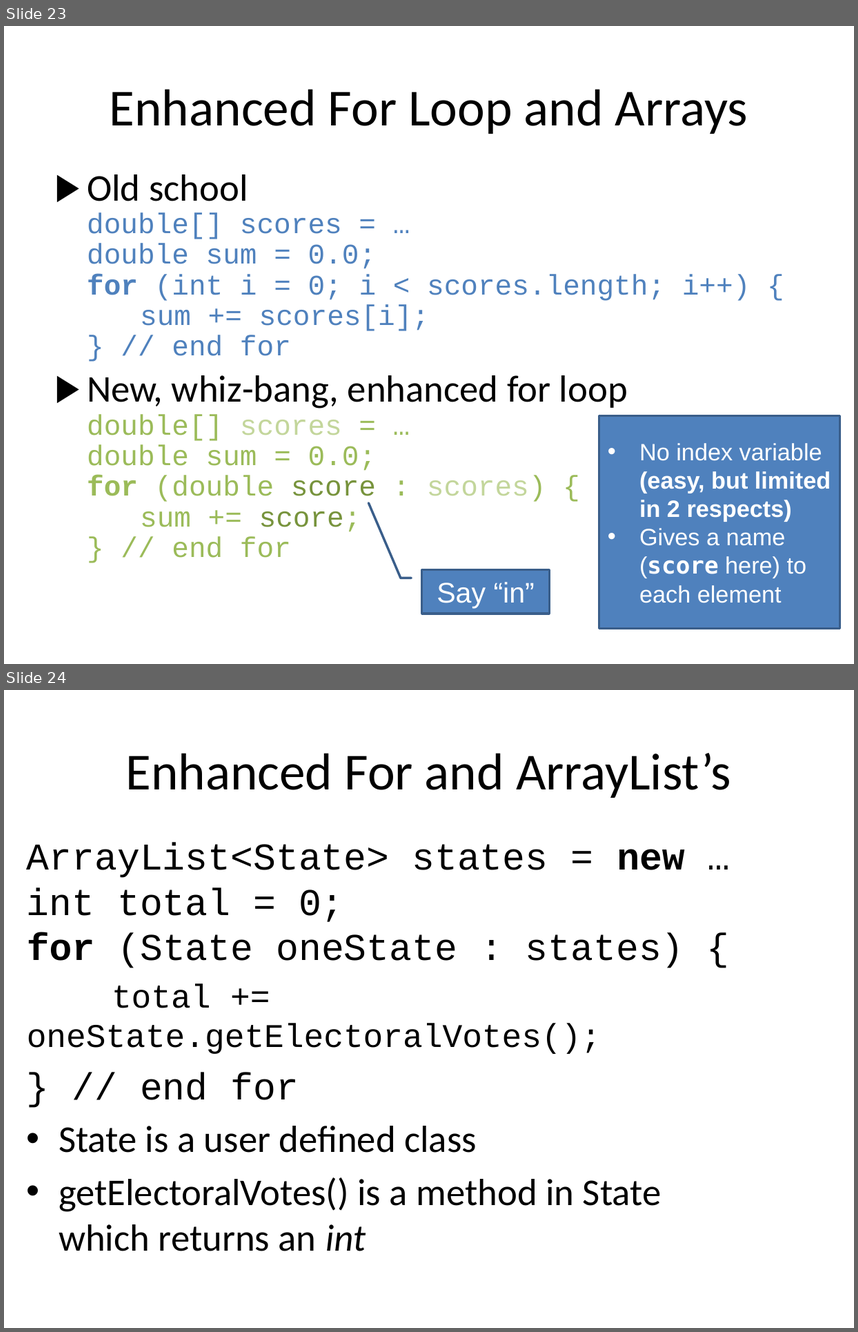
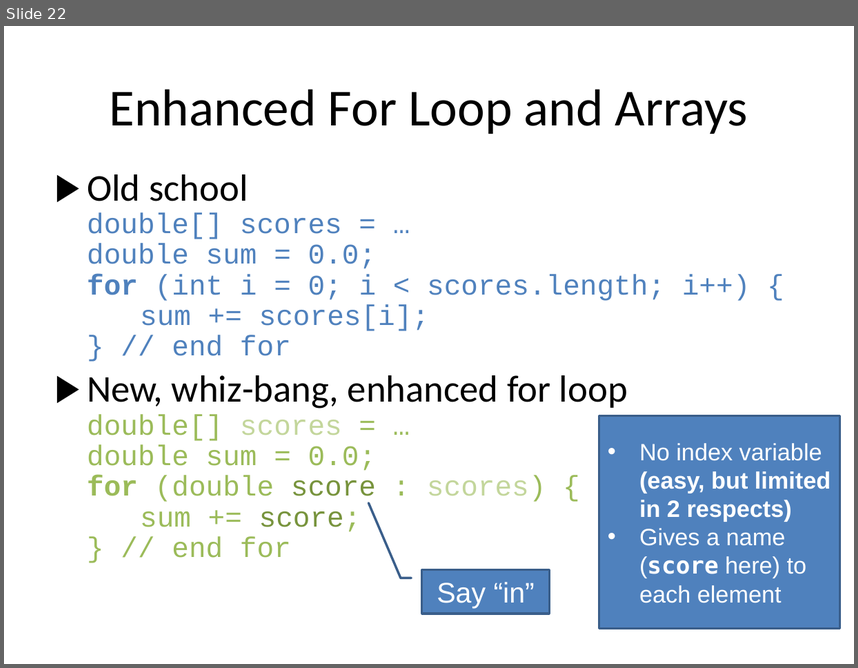
Before and after one commit to RHIT-CSSE/csse220, a slide deck: ClassMaterials/UsingObjectsAndAPIs/Slides/Part1-Help-and-Academic-Integrity.pptx. Shown one above the other, each under a label of ours: slides 23 and 24 before the commit, slide 22 after it. The pictures are 858x1332 and 858x668 pixels, drawn with LibreOffice and Linux fonts; fonts in the diff are those of the drawing. Boxes give left, top, right and bottom in pixels: in the first picture for what was removed or moved away, otherwise in the second. Text is boxed around its words. In the diff, an @@ line names an element or a change of style, - is before the commit and + after.

```diff
--- a/ClassMaterials/UsingObjectsAndAPIs/Slides/Part1-Help-and-Academic-Integrity.pptx
+++ b/ClassMaterials/UsingObjectsAndAPIs/Slides/Part1-Help-and-Academic-Integrity.pptx
@@ slide 24 removed at box(4, 690, 854, 1328), background #FFFFFF @@
@@ title removed at box(125, 753, 731, 798) @@
-Enhanced For and ArrayList’s
@@ text removed at box(27, 842, 685, 1251) @@
-ArrayList<State> states = new …
-int total = 0;
-for (State oneState : states) {
-total += oneState.getElectoralVotes();
-} // end for
-• State is a user defined class
-• getElectoralVotes() is a method in State
-  which returns an int
@@ what was slide 23 is now slide 22 @@
```
Also in this commit, not shown: 5 slides changed, 1 other slide removed, 12 other files.
